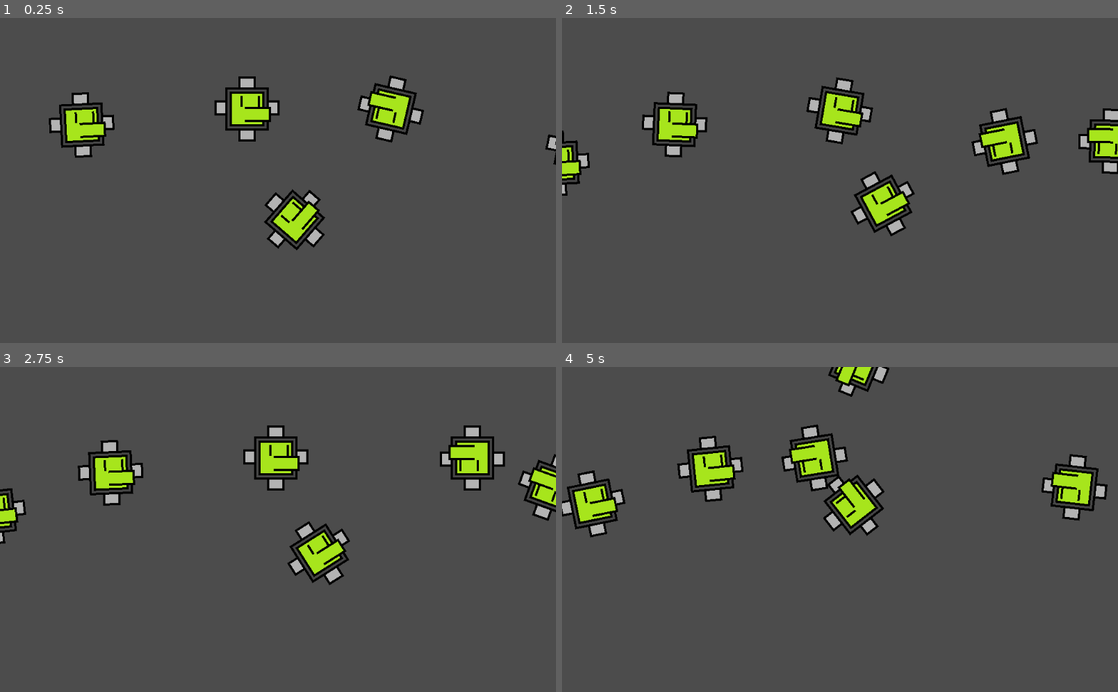
Above: before the commit, frames 1-4 (two rows, left to right).
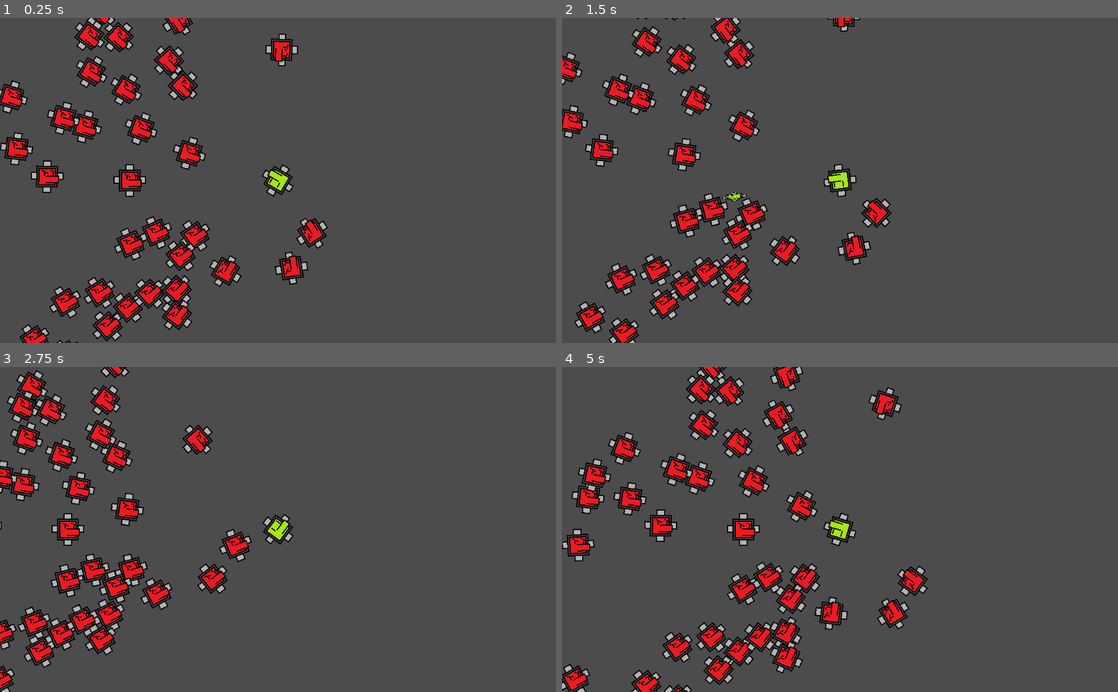
Above: after the commit, the same moments.

Repository: TristanLe07/SoftwareDevelopmentTask4
Game: Godot game, scene res://Levels/Level1.tscn
Same seed, same stepped clock (60 frames per second), same inputs: the game is played once before the commit and once after it. The project has no main scene, so this scene is started directly.
Inputs (mouse positions are in pixels of both pictures, inside the frame that each line leads up to):
- Up to frame 1 (0.25 s): no input
- Up to frame 2 (1.5 s): move the mouse to (962, 164) at 0.52 s; hold D (right) 0.53-1.28 s; click (962, 164) at 0.6 s; move the mouse to (728, 196) at 1.27 s; hold S (backward) from 1.28 s (still down); click (728, 196) at 1.35 s
- Up to frame 3 (2.75 s): move the mouse to (333, 458) at 2.02 s; release S (backward) at 2.03 s; hold D (right) from 2.03 s (still down); click (333, 458) at 2.1 s
- Up to frame 4 (5 s): move the mouse to (812, 594) at 2.77 s; release D (right) at 2.78 s; hold W (forward) 2.78-3.53 s; click (812, 594) at 2.85 s; move the mouse to (1006, 578) at 3.52 s; hold A (left) from 3.53 s (still down); click (1006, 578) at 3.6 s; move the mouse to (673, 480) at 4.27 s; click (673, 480) at 4.35 s

The runs differ from the first frame. In frame 1, 15% of the frame differs, in the area x 0-100%, y 0-100%; in frame 2, 16%; in frame 3, 15%; in frame 4, 18%, in the area x 0-99%, y 0-100%.

Commit message:
i did things

Diff:
--- a/New Game Project/Levels/Level1.tscn
+++ b/New Game Project/Levels/Level1.tscn
@@ -26,8 +26,167 @@
 [node name="Zombie7" parent="." instance=ExtResource( 2 )]
 position = Vector2( 512, 408 )
 
-[node name="Zombie8" parent="." instance=ExtResource( 2 )]
-position = Vector2( 1112, 248 )
+[node name="Zombie16" parent="." instance=ExtResource( 2 )]
+position = Vector2( -368, -144 )
+
+[node name="Zombie15" parent="." instance=ExtResource( 2 )]
+position = Vector2( -160, -272 )
+
+[node name="Zombie14" parent="." instance=ExtResource( 2 )]
+position = Vector2( -264, 272 )
+
+[node name="Zombie13" parent="." instance=ExtResource( 2 )]
+position = Vector2( 256, 160 )
+
+[node name="Zombie12" parent="." instance=ExtResource( 2 )]
+position = Vector2( -48, 192 )
+
+[node name="Zombie11" parent="." instance=ExtResource( 2 )]
+position = Vector2( 368, -176 )
+
+[node name="Zombie10" parent="." instance=ExtResource( 2 )]
+position = Vector2( 360, 400 )
+
+[node name="Zombie24" parent="." instance=ExtResource( 2 )]
+position = Vector2( -296, -248 )
+
+[node name="Zombie23" parent="." instance=ExtResource( 2 )]
+position = Vector2( -88, -376 )
+
+[node name="Zombie22" parent="." instance=ExtResource( 2 )]
+position = Vector2( -192, 168 )
+
+[node name="Zombie21" parent="." instance=ExtResource( 2 )]
+position = Vector2( 328, 56 )
+
+[node name="Zombie20" parent="." instance=ExtResource( 2 )]
+position = Vector2( 24, 88 )
+
+[node name="Zombie19" parent="." instance=ExtResource( 2 )]
+position = Vector2( 440, -280 )
+
+[node name="Zombie18" parent="." instance=ExtResource( 2 )]
+position = Vector2( 432, 296 )
+
+[node name="Zombie32" parent="." instance=ExtResource( 2 )]
+position = Vector2( -192, -248 )
+
+[node name="Zombie31" parent="." instance=ExtResource( 2 )]
+position = Vector2( 16, -376 )
+
+[node name="Zombie30" parent="." instance=ExtResource( 2 )]
+position = Vector2( -88, 168 )
+
+[node name="Zombie29" parent="." instance=ExtResource( 2 )]
+position = Vector2( 432, 56 )
+
+[node name="Zombie28" parent="." instance=ExtResource( 2 )]
+position = Vector2( 128, 88 )
+
+[node name="Zombie27" parent="." instance=ExtResource( 2 )]
+position = Vector2( 544, -280 )
+
+[node name="Zombie26" parent="." instance=ExtResource( 2 )]
+position = Vector2( 536, 296 )
+
+[node name="Zombie40" parent="." instance=ExtResource( 2 )]
+position = Vector2( -216, 136 )
+
+[node name="Zombie39" parent="." instance=ExtResource( 2 )]
+position = Vector2( -8, 8 )
+
+[node name="Zombie38" parent="." instance=ExtResource( 2 )]
+position = Vector2( -112, 552 )
+
+[node name="Zombie37" parent="." instance=ExtResource( 2 )]
+position = Vector2( 408, 440 )
+
+[node name="Zombie36" parent="." instance=ExtResource( 2 )]
+position = Vector2( 104, 472 )
+
+[node name="Zombie35" parent="." instance=ExtResource( 2 )]
+position = Vector2( 520, 104 )
+
+[node name="Zombie34" parent="." instance=ExtResource( 2 )]
+position = Vector2( 512, 680 )
+
+[node name="Zombie48" parent="." instance=ExtResource( 2 )]
+position = Vector2( 416, -456 )
+
+[node name="Zombie47" parent="." instance=ExtResource( 2 )]
+position = Vector2( 624, -584 )
+
+[node name="Zombie46" parent="." instance=ExtResource( 2 )]
+position = Vector2( 520, -40 )
+
+[node name="Zombie44" parent="." instance=ExtResource( 2 )]
+position = Vector2( 736, -120 )
+
+[node name="Zombie56" parent="." instance=ExtResource( 2 )]
+position = Vector2( 344, -128 )
+
+[node name="Zombie55" parent="." instance=ExtResource( 2 )]
+position = Vector2( 552, -256 )
+
+[node name="Zombie54" parent="." instance=ExtResource( 2 )]
+position = Vector2( 448, 288 )
+
+[node name="Zombie64" parent="." instance=ExtResource( 2 )]
+position = Vector2( 288, 40 )
+
+[node name="Zombie63" parent="." instance=ExtResource( 2 )]
+position = Vector2( 496, -88 )
+
+[node name="Zombie62" parent="." instance=ExtResource( 2 )]
+position = Vector2( 392, 456 )
+
+[node name="Zombie60" parent="." instance=ExtResource( 2 )]
+position = Vector2( 608, 376 )
+
+[node name="Zombie72" parent="." instance=ExtResource( 2 )]
+position = Vector2( 192, 0 )
+
+[node name="Zombie71" parent="." instance=ExtResource( 2 )]
+position = Vector2( 400, -128 )
+
+[node name="Zombie70" parent="." instance=ExtResource( 2 )]
+position = Vector2( 296, 416 )
+
+[node name="Zombie69" parent="." instance=ExtResource( 2 )]
+position = Vector2( 816, 304 )
+
+[node name="Zombie68" parent="." instance=ExtResource( 2 )]
+position = Vector2( 512, 336 )
+
+[node name="Zombie80" parent="." instance=ExtResource( 2 )]
+position = Vector2( 136, 72 )
+
+[node name="Zombie79" parent="." instance=ExtResource( 2 )]
+position = Vector2( 344, -56 )
+
+[node name="Zombie78" parent="." instance=ExtResource( 2 )]
+position = Vector2( 240, 488 )
+
+[node name="Zombie77" parent="." instance=ExtResource( 2 )]
+position = Vector2( 760, 376 )
+
+[node name="Zombie76" parent="." instance=ExtResource( 2 )]
+position = Vector2( 456, 408 )
+
+[node name="Zombie88" parent="." instance=ExtResource( 2 )]
+position = Vector2( 200, 104 )
+
+[node name="Zombie87" parent="." instance=ExtResource( 2 )]
+position = Vector2( 408, -24 )
+
+[node name="Zombie86" parent="." instance=ExtResource( 2 )]
+position = Vector2( 304, 520 )
+
+[node name="Zombie84" parent="." instance=ExtResource( 2 )]
+position = Vector2( 520, 440 )
 
 [node name="Player" parent="." instance=ExtResource( 1 )]
-position = Vector2( 720, 168 )
+position = Vector2( 728, 168 )
+
+[node name="Camera2D" type="Camera2D" parent="Player"]
+current = true
--- a/New Game Project/Player/Player.tscn
+++ b/New Game Project/Player/Player.tscn
@@ -4,14 +4,13 @@
 [ext_resource path="res://Scripts/Player.gd" type="Script" id=2]
 
 [sub_resource type="RectangleShape2D" id=1]
-extents = Vector2( 40, 40 )
+extents = Vector2( 16, 16 )
 
 [node name="Player" type="KinematicBody2D"]
 script = ExtResource( 2 )
 
 [node name="Sprite" type="Sprite" parent="."]
-position = Vector2( 5.72205e-06, 5.72205e-06 )
-scale = Vector2( 4, 4 )
+scale = Vector2( 2, 2 )
 texture = ExtResource( 1 )
 
 [node name="CollisionShape2D" type="CollisionShape2D" parent="."]
@@ -20,3 +19,5 @@
 [node name="RayCast2D" type="RayCast2D" parent="."]
 enabled = true
 cast_to = Vector2( 2000, 0 )
+
+[node name="Timer" type="Timer" parent="."]
--- a/New Game Project/Player/Zombie.tscn
+++ b/New Game Project/Player/Zombie.tscn
@@ -1,17 +1,17 @@
 [gd_scene load_steps=4 format=2]
 
-[ext_resource path="res://assets/character/player.png" type="Texture" id=1]
+[ext_resource path="res://assets/character/enemy.png" type="Texture" id=1]
 [ext_resource path="res://Player/Zombie.gd" type="Script" id=2]
 
 [sub_resource type="RectangleShape2D" id=1]
-extents = Vector2( 40, 40 )
+extents = Vector2( 16, 16 )
 
 [node name="Zombie" type="KinematicBody2D"]
 script = ExtResource( 2 )
 
 [node name="Sprite" type="Sprite" parent="."]
-position = Vector2( 5.72205e-06, 5.72205e-06 )
-scale = Vector2( 4, 4 )
+position = Vector2( 1.90735e-06, 1.90735e-06 )
+scale = Vector2( 2, 2 )
 texture = ExtResource( 1 )
 
 [node name="CollisionShape2D" type="CollisionShape2D" parent="."]
--- /dev/null
+++ b/New Game Project/Player/bullet.tscn
@@ -0,0 +1,15 @@
+[gd_scene load_steps=3 format=2]
+
+[ext_resource path="res://assets/character/player.png" type="Texture" id=1]
+
+[sub_resource type="RectangleShape2D" id=1]
+extents = Vector2( 24, 8 )
+
+[node name="RigidBody2D" type="RigidBody2D"]
+
+[node name="CollisionShape2D" type="CollisionShape2D" parent="."]
+shape = SubResource( 1 )
+
+[node name="Sprite" type="Sprite" parent="."]
+scale = Vector2( 1.5, 0.5 )
+texture = ExtResource( 1 )
--- a/New Game Project/Scripts/Player.gd
+++ b/New Game Project/Scripts/Player.gd
@@ -1,6 +1,8 @@
 extends KinematicBody2D
 
 const MOVE_SPEED = 300
+var bullet_speed = 2000
+var bullet = preload("res://Player/bullet.tscn")
 
 onready var raycast = $RayCast2D
 
@@ -25,9 +27,18 @@
 	global_rotation = atan2(look_vec.y, look_vec.x)
 
 	if Input.is_action_just_pressed("shoot"):
+		fire()
 		var coll = raycast.get_collider()
 		if raycast.is_colliding() and coll.has_method("kill"):
 			coll.kill()
 
+func fire():
+	var bullet_instance = bullet.instance()
+	bullet_instance.position = get_global_position()
+	bullet_instance.rotation_degrees = rotation_degrees
+	bullet_instance.apply_impulse(Vector2(),Vector2(bullet_speed,0).rotated(rotation))
+	get_tree().get_root().call_deferred("add_child",bullet_instance)
+
+
 func kill():
 	get_tree().reload_current_scene()
Binary file added: New Game Project/assets/character/enemy.png
Not shown, added: New Game Project/assets/character/enemy.png.import
Not shown, added: New Game Project/pixil-frame-0.png.import
